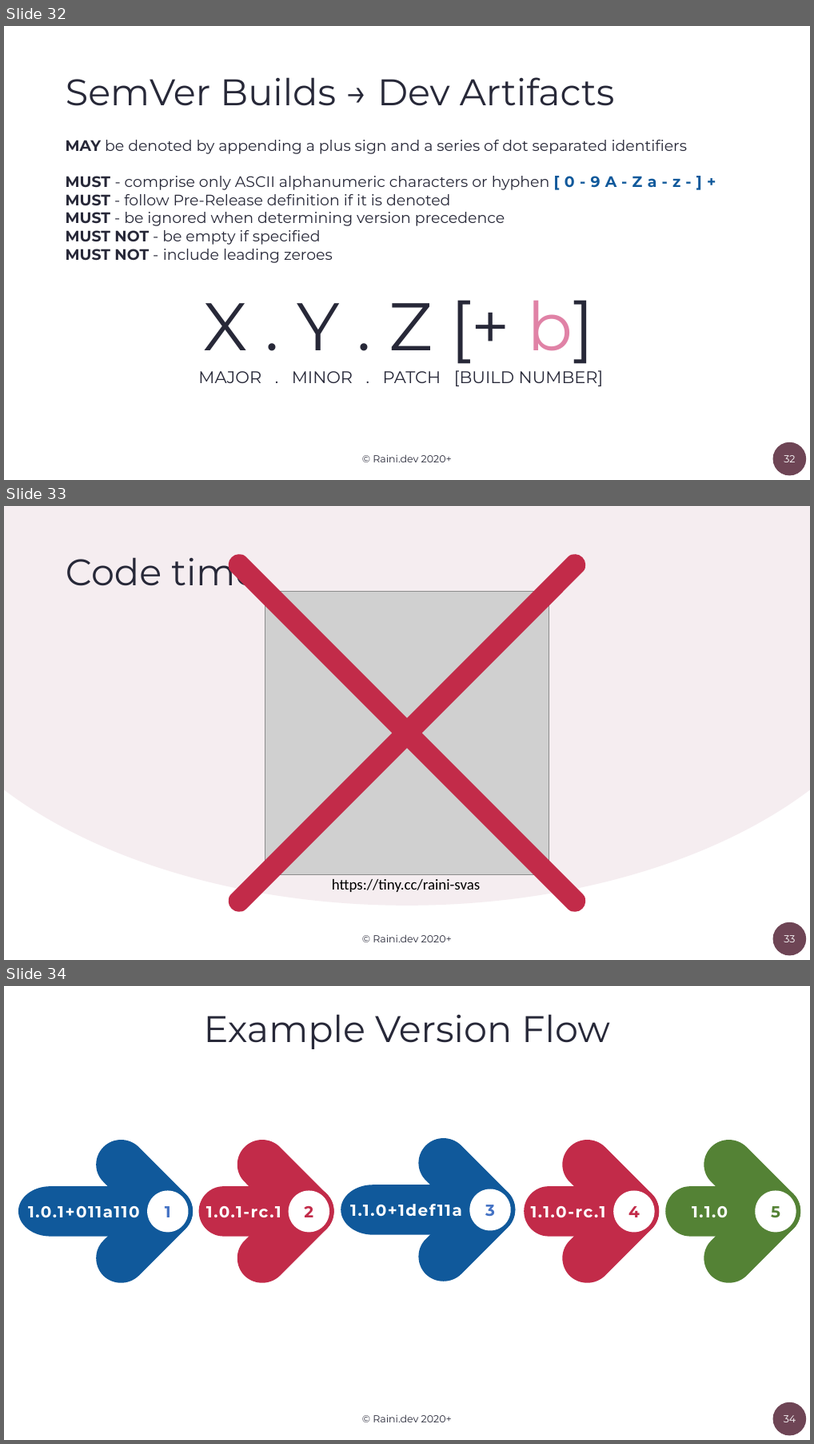
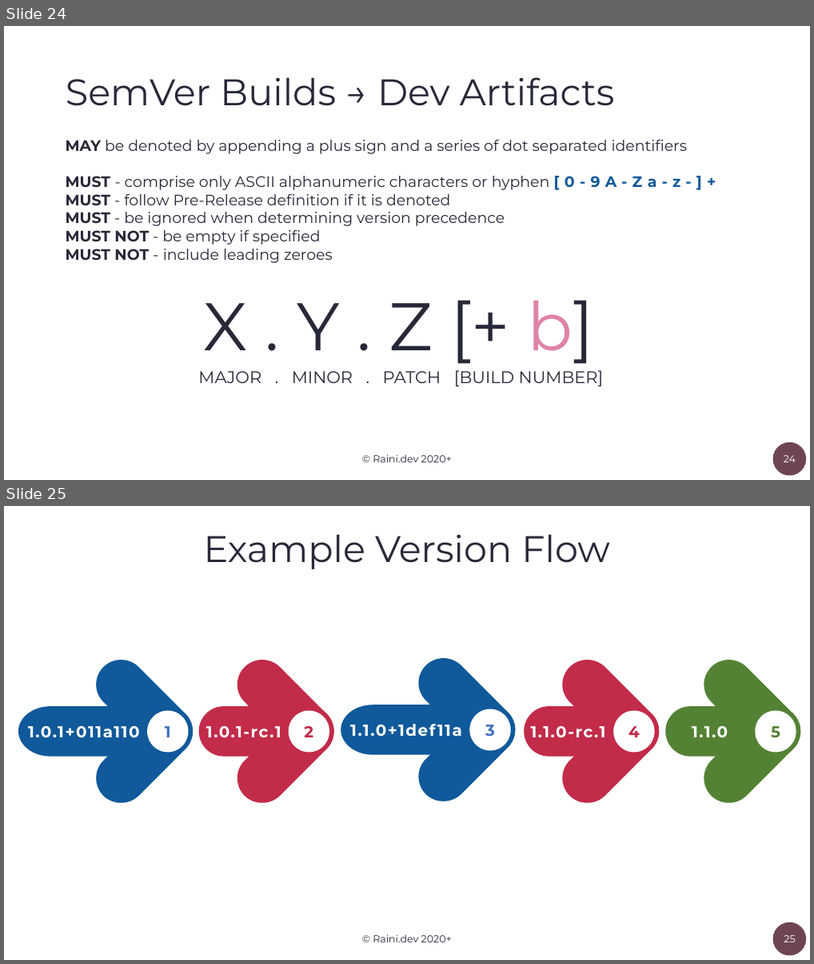
Before and after one commit to orlowdev/clean-project-history-with-semver-and-changelogs, a slide deck: Semantic-Versioning-at-Scale.pptx. Shown one above the other, each under a label of ours: slides 32, 33 and 34 before the commit, slides 24 and 25 after it. The pictures are 814x1444 and 814x964 pixels, drawn with LibreOffice and Linux fonts; fonts in the diff are those of the drawing; grey boxes stand for pictures. Boxes give left, top, right and bottom in pixels: in the first picture for what was removed or moved away, otherwise in the second. Text is boxed around its words. In the diff, an @@ line names an element or a change of style, - is before the commit and + after.

```diff
--- a/Semantic-Versioning-at-Scale.pptx
+++ b/Semantic-Versioning-at-Scale.pptx
@@ slide 33 removed at box(4, 506, 810, 960), background #FFFFFF; not listed: 1 template element that a slide beside it also shows @@
@@ ellipse removed at box(4, 506, 810, 905) @@
@@ title removed at box(66, 554, 258, 595) @@
-Code time
@@ freeform shape removed at box(229, 554, 586, 912) @@
@@ picture removed at box(266, 592, 549, 875) @@
@@ text removed at box(332, 879, 480, 892) @@
-https://tiny.cc/raini-svas
@@ text removed at box(373, 934, 452, 942) @@
-© Raini.dev 2020+
@@ page number removed at box(784, 935, 795, 942) @@
-33
@@ what was slide 32 is now slide 24 @@
@@ page number at box(784, 455, 796, 462): text changed @@
-32
+24
@@ what was slide 34 is now slide 25 @@
@@ page number at box(784, 935, 795, 942): text changed @@
-34
+25
```
Also in this commit, not shown: 15 slides changed, 4 slides added, 1 other slide removed.
